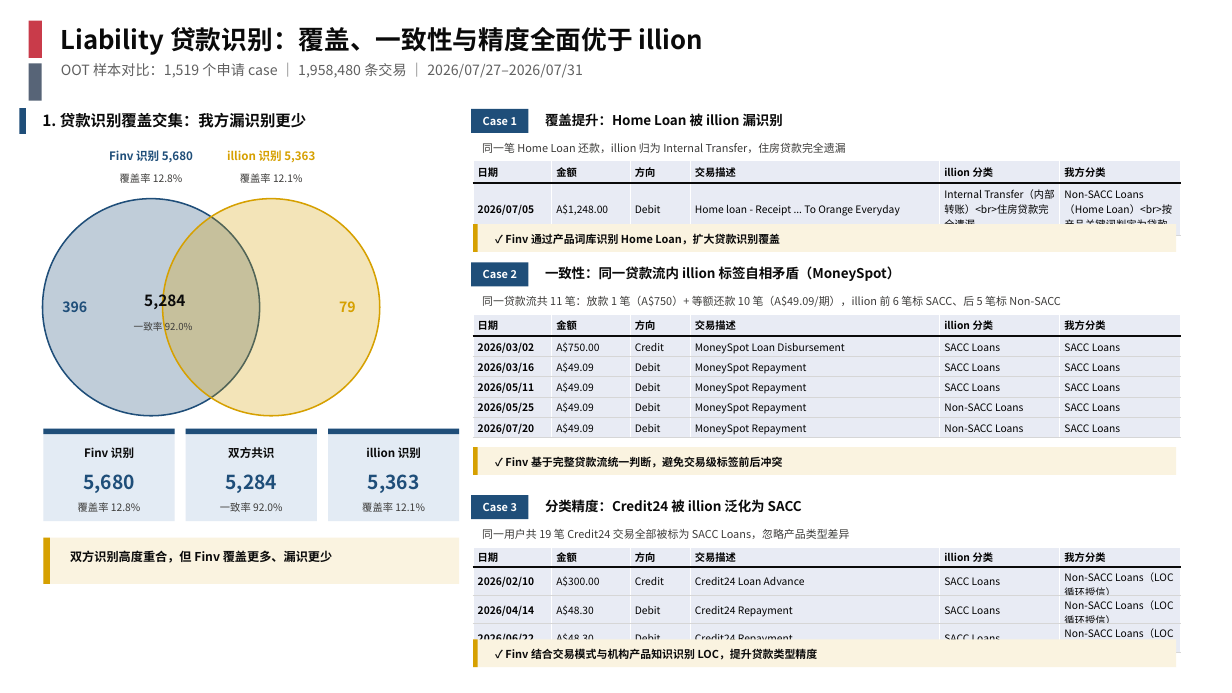
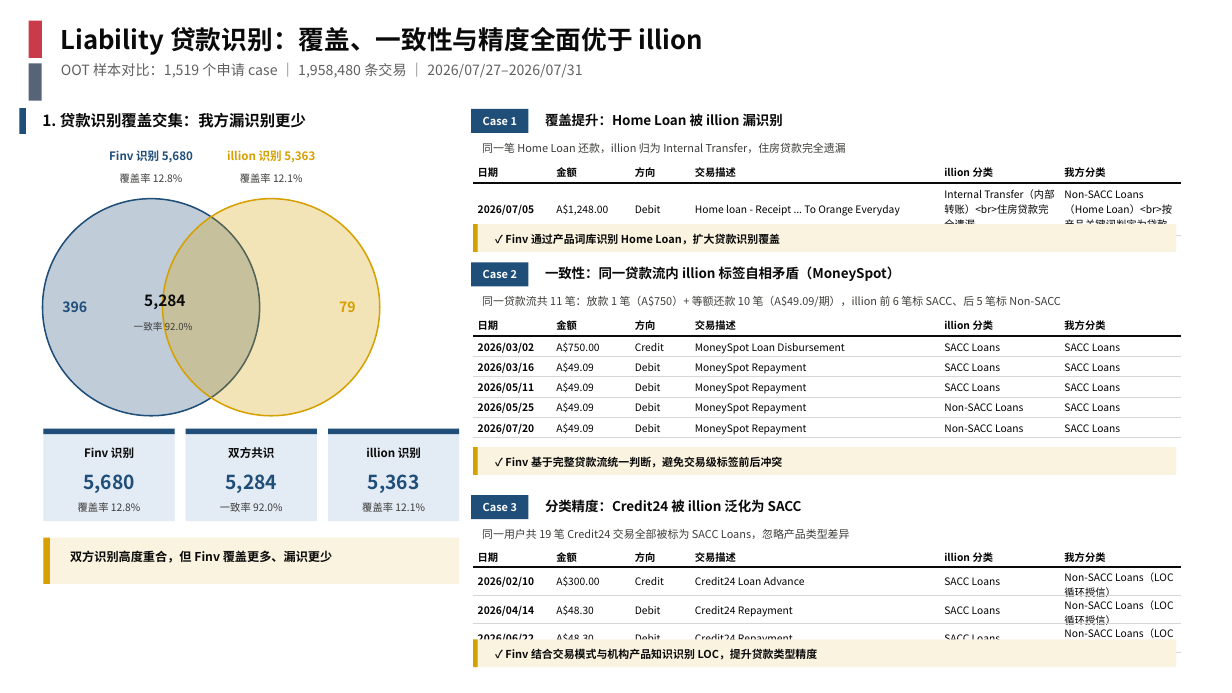
Before and after one commit to EliamZhang/AI-report-materials---August-13th, a slide deck: slide 4 of 银行流水分享_V1.7.pptx. Drawn at 1232x693 pixels with LibreOffice and Linux fonts; fonts in the diff are those of the drawing; background and template pictures are left out. Boxes give left, top, right and bottom in pixels: in the first picture for what was removed or moved away, otherwise in the second. Text is boxed around its words. In the diff, an @@ line names an element or a change of style, - is before the commit and + after.

Commit message:
V1.7 第3/4页表格移除 styleId 后补显式 lnL/lnR noFill 边框，消除主题默认样式残留的黑色外边框；规范新增 34.8 节记录该坑

```diff
--- a/银行流水分享_V1.7.pptx
+++ b/银行流水分享_V1.7.pptx
@@ table at (473,161,1181,228) @@
@@ fill #E9EBF5 to none in 12 cells @@
@@ borders changed @@
@@ table at (473,314,1181,439) @@
@@ fill #E9EBF5 to none in 36 cells @@
@@ borders changed @@
@@ table at (473,547,1181,653) @@
@@ fill #E9EBF5 to none in 24 cells @@
@@ borders changed @@
```
Also in this commit, not shown: 1 other slide changed, 1 other file.
